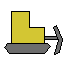
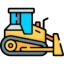
Comparing the layer stacks of the two (64, 64) images. Changes:
renamed "Icon" to "bulldozer_10984315.png", painted on it over bbox(0, 7, 64, 57)
